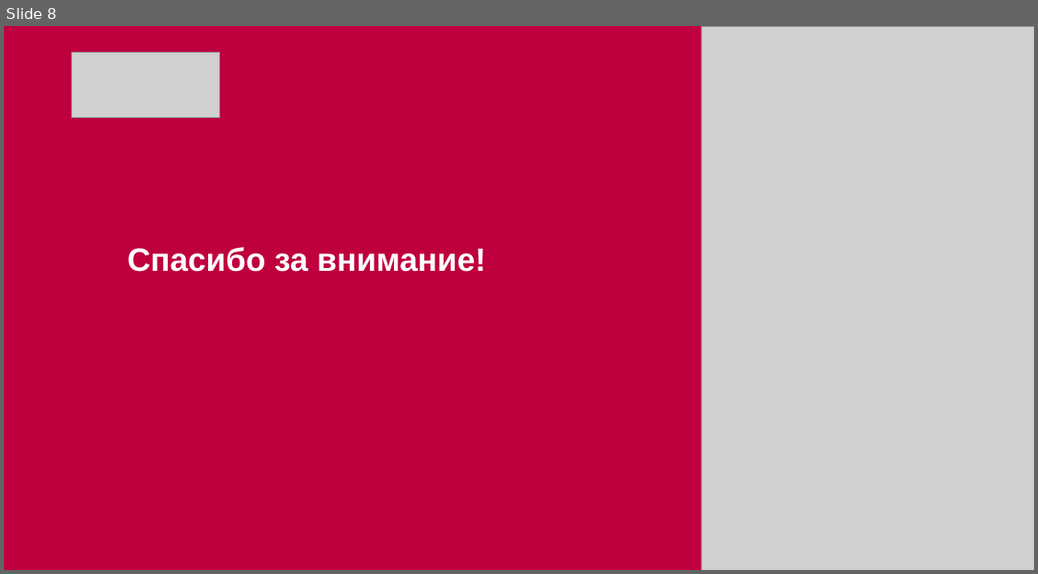
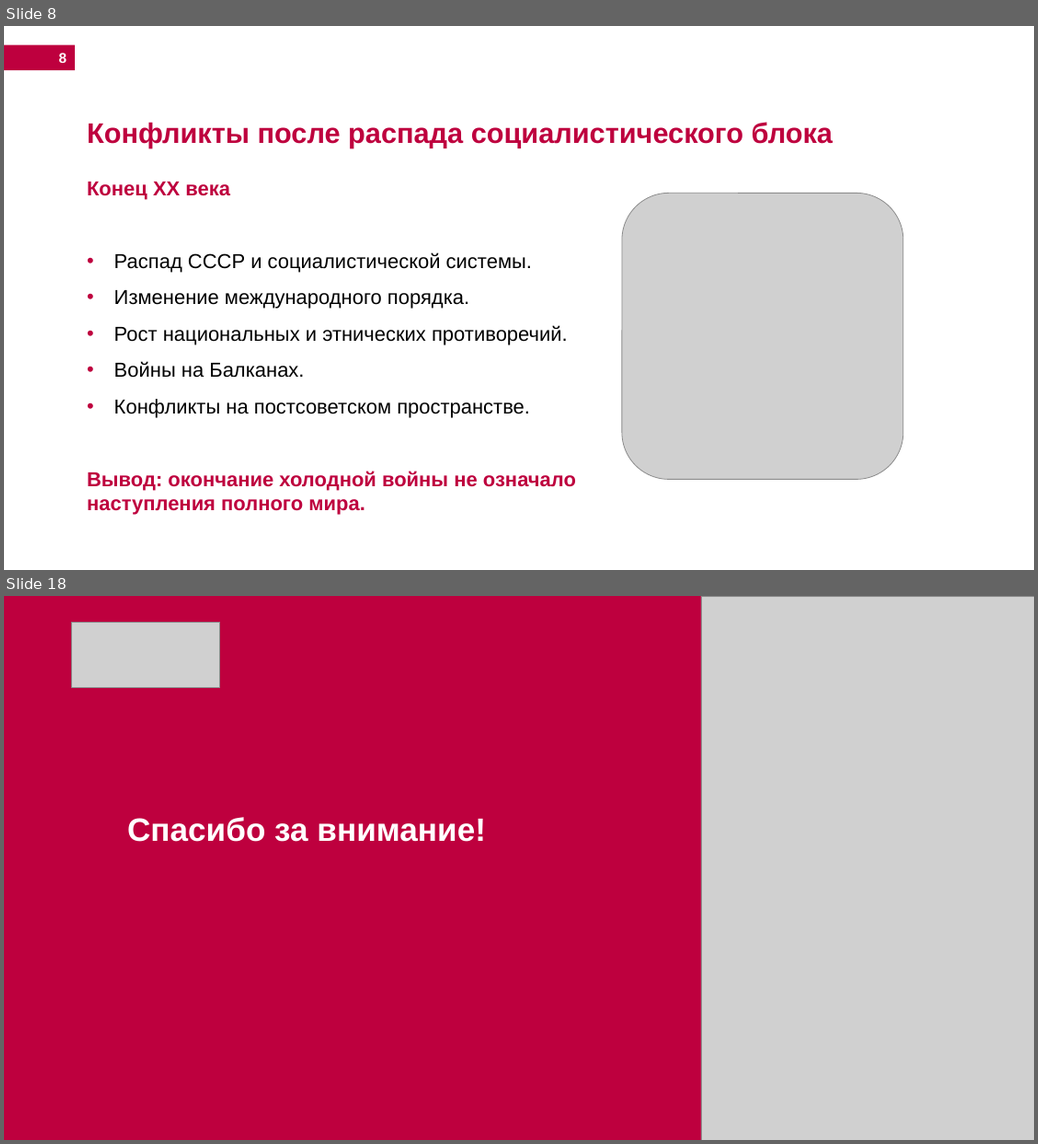
Before and after one commit to DmitriySokolov2023/study-summer-2026, a slide deck: 7 Основы национальной безопасности (Шехмаметьева Венера Алимовна)/Соколов Ик-731.pptx. Shown one above the other, each under a label of ours: slide 8 before the commit, slides 8 and 18 after it; the slides between them are not shown. The pictures are 1038x574 and 1038x1144 pixels, drawn with LibreOffice and Linux fonts; fonts in the diff are those of the drawing; grey boxes stand for pictures; background and template pictures are left out. Boxes give left, top, right and bottom in pixels: in the first picture for what was removed or moved away, otherwise in the second. Text is boxed around its words. In the diff, an @@ line names an element or a change of style, - is before the commit and + after.

```diff
--- a/7 Основы национальной безопасности (Шехмаметьева Венера Алимовна)/Соколов Ик-731.pptx
+++ b/7 Основы национальной безопасности (Шехмаметьева Венера Алимовна)/Соколов Ик-731.pptx
@@ slide 8 added at (4,26,1034,570), background #FFFFFF @@
@@ rectangle added at (4,45,75,70), fill #BE003E @@
@@ page number added at (59,53,67,63), 14 pt, text #FFFFFF, bold @@
+8
@@ text added at (87,122,833,147), 28 pt, text #BE003E, bold @@
+Конфликты после распада социалистического блока
@@ text added at (87,181,576,515), 20 pt, text #000000 @@
+Конец XX века
+• Распад СССР и социалистической системы.
+• Изменение международного порядка.
+• Рост национальных и этнических противоречий.
+• Войны на Балканах.
+• Конфликты на постсоветском пространстве.
+Вывод: окончание холодной войны не означало наступления полного мира.
@@ picture added at (622,193,904,480) @@
@@ what was slide 8 is now slide 18 @@
```
Also in this commit, not shown: 1 slide changed, 15 other slides added, 6 slides removed, 1 other file.
